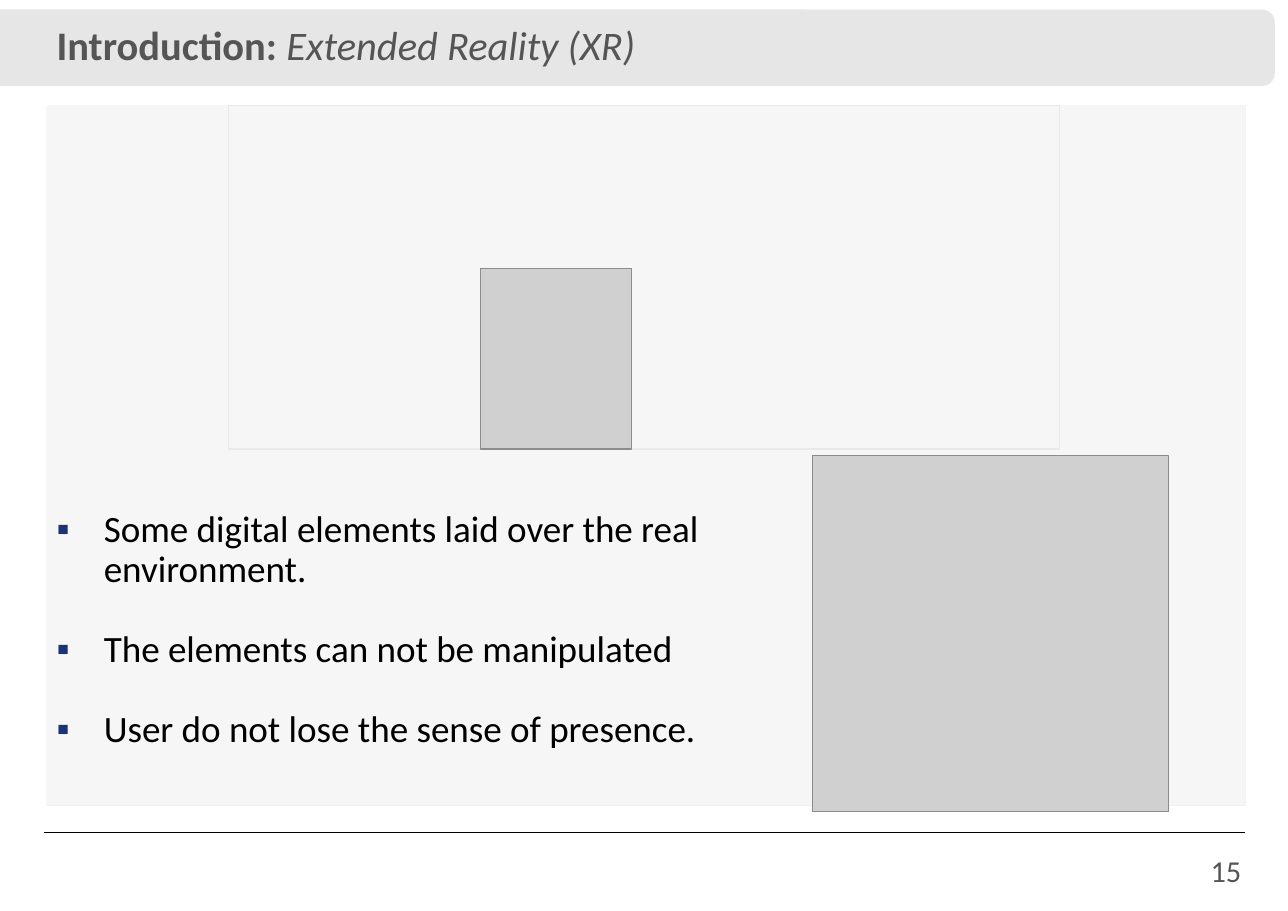
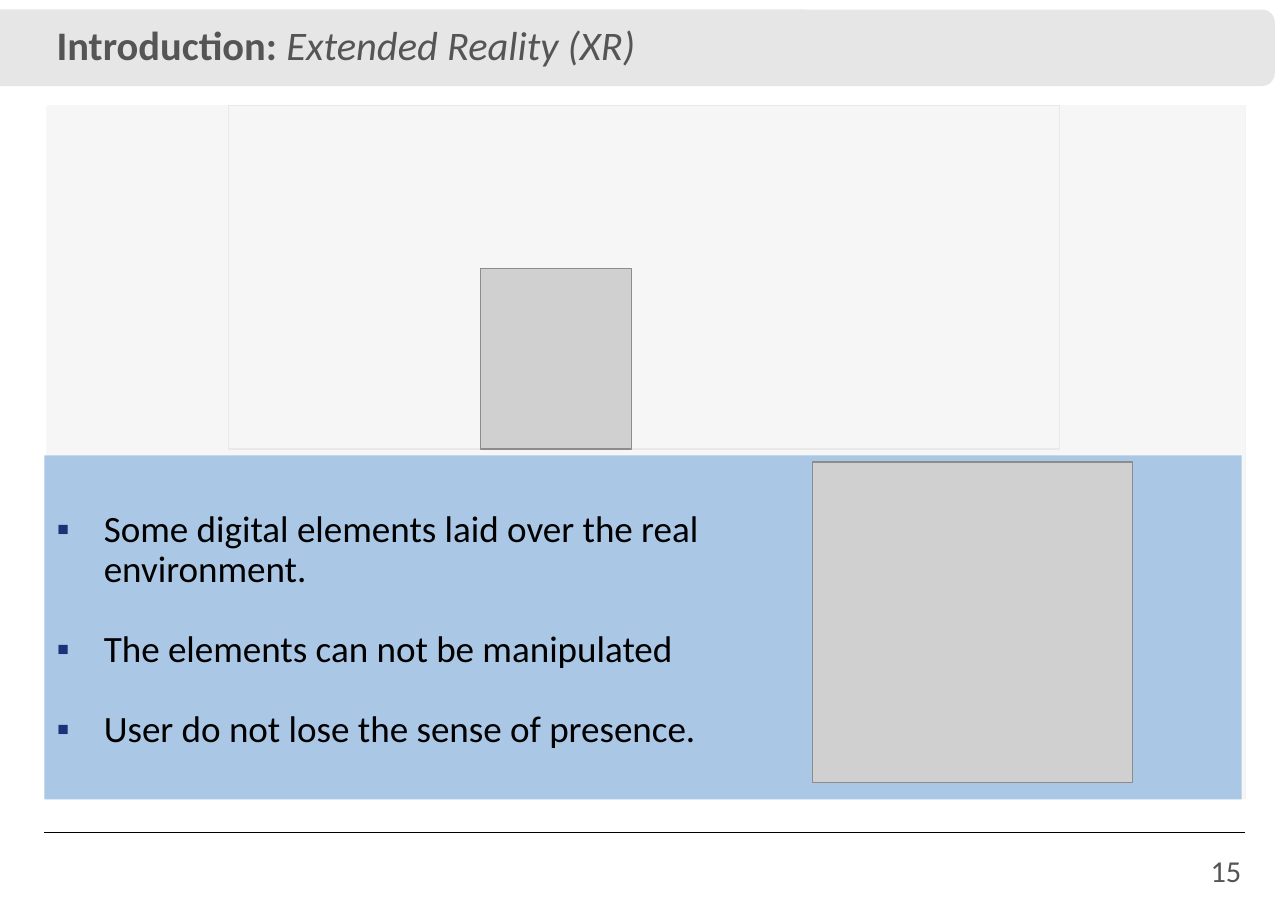
Before and after one commit to IvanRehder/Dissertacao, a slide deck: slide 15 of Apresentação/Apresentação.pptx. Drawn at 1288x911 pixels with LibreOffice and Linux fonts; fonts in the diff are those of the drawing; grey boxes stand for pictures; background and template pictures are left out. Boxes give left, top, right and bottom in pixels: in the first picture for what was removed or moved away, otherwise in the second. Text is boxed around its words. In the diff, an @@ line names an element or a change of style, - is before the commit and + after.

```diff
--- a/Apresentação/Apresentação.pptx
+++ b/Apresentação/Apresentação.pptx
@@ rectangle: place and size @@
-rectangle at (46,106,1246,806)
+rectangle at (46,106,1246,800)
@@ rectangle added at (45,455,1242,799), fill #AAC8E6 @@
@@ picture: place and size @@
-picture at (812,455,1168,811)
+picture at (812,461,1133,782)
```
Also in this commit, not shown: 18 other slides changed, 6 slides added, 6 slides removed, 3 other files.
